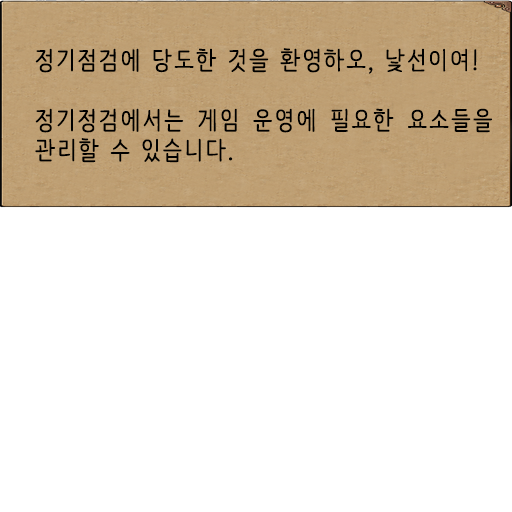
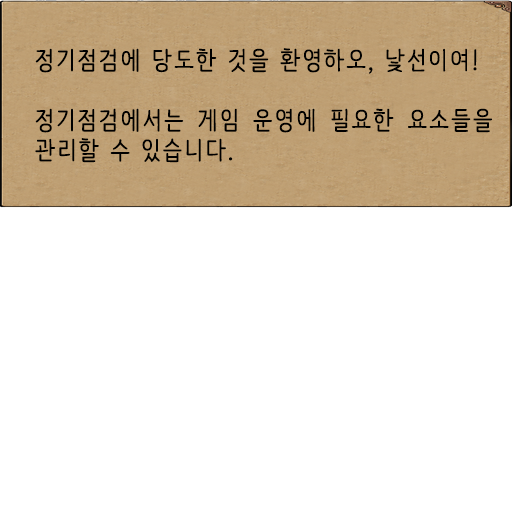
Comparing the layer stacks of the two 512×512 images. Changes:
renamed "정기점검에 당도한 것을 환영하오, 낯선이여! 정기정검에서는 게임 운영에 필요한 요소들을 관리할 수 있습니다." to "정기점검에 당도한 것을 환영하오, 낯선이여! 정기점검에서는 게임 운영에 필요한 요소들을 관리할 수 있습니다.", painted on it over [78, 108, 95, 133]
